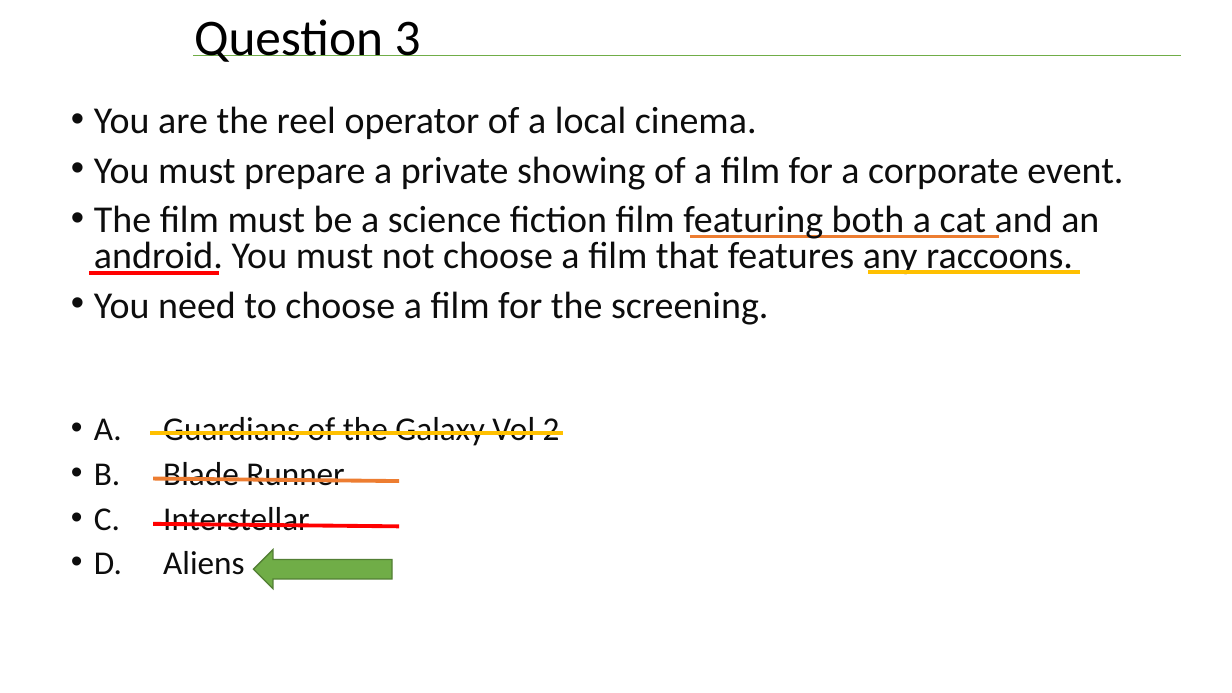
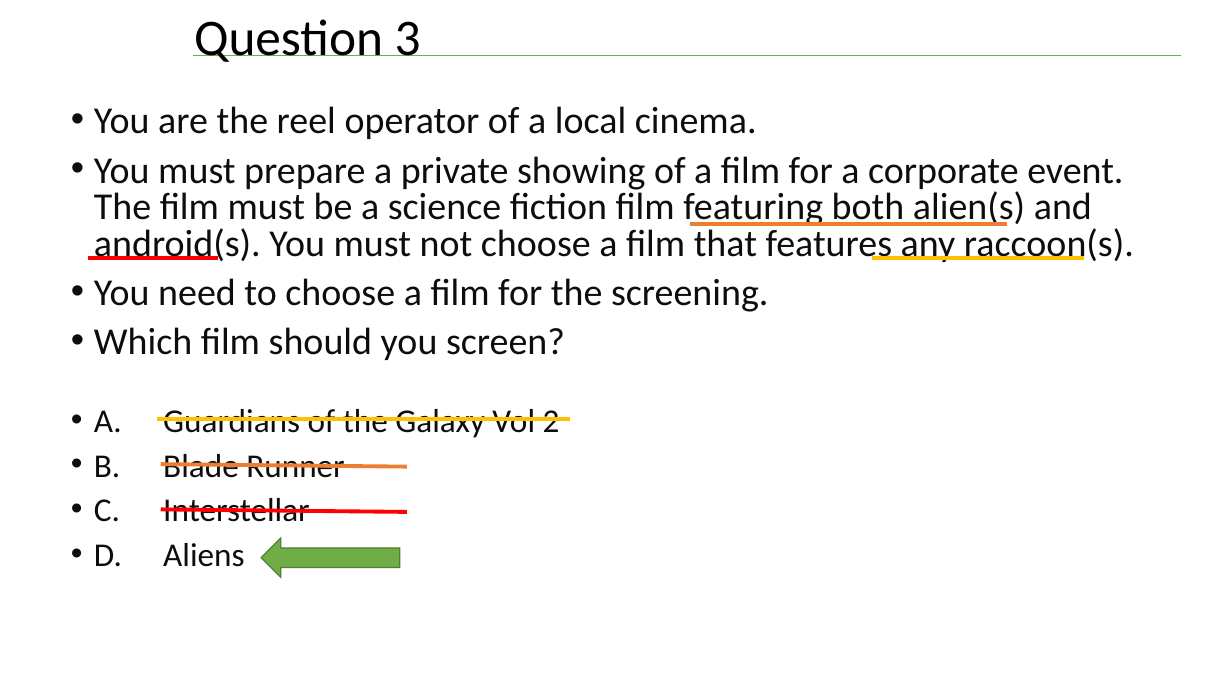
Before and after one commit to williamadba/Public-Presentations, a slide deck: slide 42 of SQLSat Bham 2019/Think Like a Certification Exam.pptx (slide 41 before the commit). Drawn at 1232x693 pixels with LibreOffice and Linux fonts; fonts in the diff are those of the drawing. Boxes give left, top, right and bottom in pixels: in the first picture for what was removed or moved away, otherwise in the second. Text is boxed around its words. In the diff, an @@ line names an element or a change of style, - is before the commit and + after.

Commit message:
latest update with fixed scifi sample questions
How could I have forgotten that there was a cat in Alien AND in Aliens? Gah.

```diff
--- a/SQLSat Bham 2019/Think Like a Certification Exam.pptx
+++ b/SQLSat Bham 2019/Think Like a Certification Exam.pptx
@@ text at (94, 156, 1134, 262): text changed @@
-• You must prepare a private showing of a film for a corporate event.
-• The film must be a science fiction film featuring both a cat and an android. You must not choose a film that features any raccoons.
+• You must prepare a private showing of a film for a corporate event. The film must be a science fiction film featuring both alien(s) and android(s). You must not choose a film that features any raccoon(s).
@@ line moved from (999, 237) - (690, 237) to (1007, 224) - (690, 224) @@
@@ line moved from (219, 274) - (90, 274) to (218, 258) - (89, 258) @@
@@ line moved from (1080, 272) - (869, 272) to (1084, 258) - (872, 258) @@
@@ text at (94, 327, 565, 360): paragraph added @@
+• Which film should you screen?
@@ line moved from (563, 433) - (150, 433) to (570, 419) - (157, 419) @@
@@ line moved from (399, 482) - (153, 479) to (407, 467) - (161, 464) @@
@@ line moved from (399, 527) - (153, 524) to (407, 512) - (161, 509) @@
@@ right arrow: place and size @@
-right arrow at (253, 550, 392, 589)
+right arrow at (262, 538, 400, 577)
```
Also in this commit, not shown: 16 other slides changed, 1 slide added, 1 other file.
